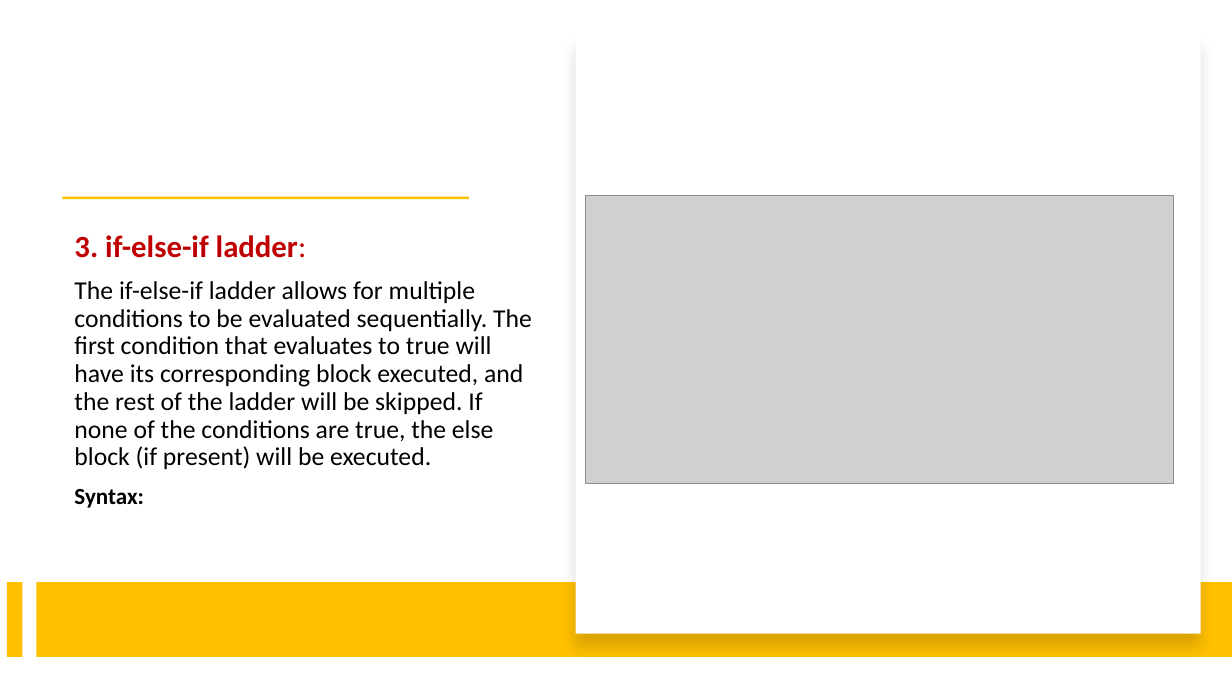
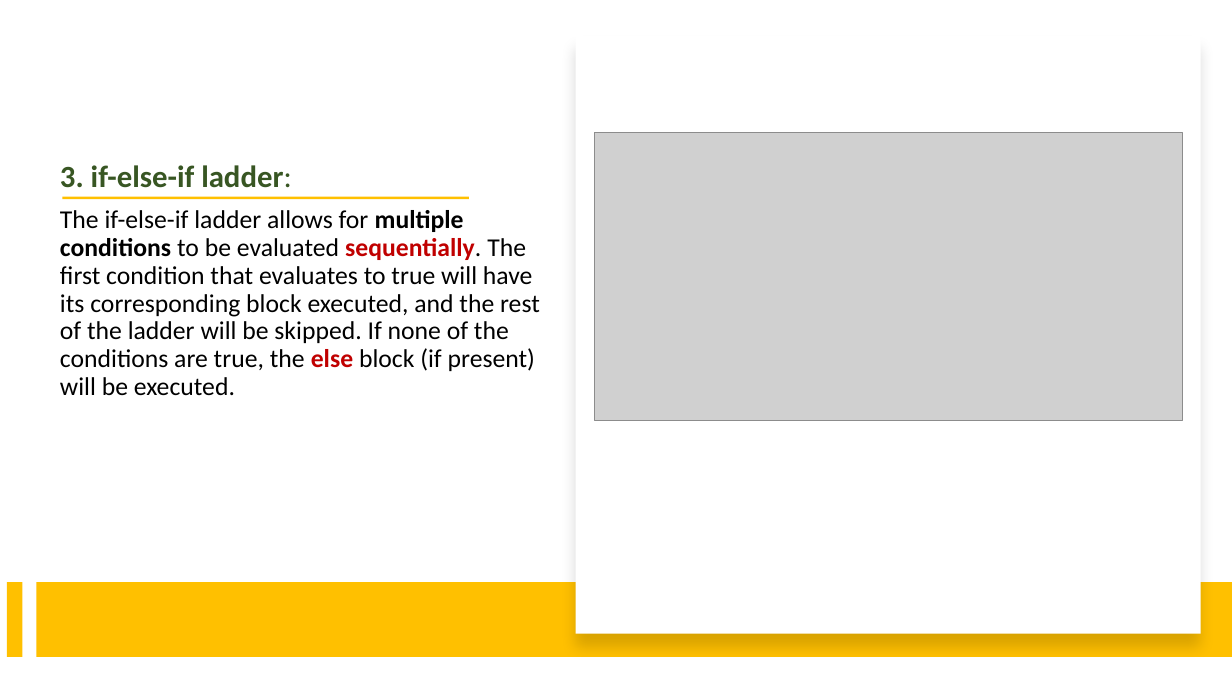
Before and after one commit to PRAMOD-VISHNU-NAIK/MCA-2nd-Sem-Shridevi-College, a slide deck: slide 57 of Theory Class-Notes/Java MCA-2.pptx. Drawn at 1232x693 pixels with LibreOffice and Linux fonts; fonts in the diff are those of the drawing; grey boxes stand for pictures. Boxes give left, top, right and bottom in pixels: in the first picture for what was removed or moved away, otherwise in the second. Text is boxed around its words. In the diff, an @@ line names an element or a change of style, - is before the commit and + after.

```diff
--- a/Theory Class-Notes/Java MCA-2.pptx
+++ b/Theory Class-Notes/Java MCA-2.pptx
@@ text "3. if-else-if ladder:": place and size @@
-text "3. if-else-if ladder:" at [74, 235, 532, 508]
+text "3. if-else-if ladder:" at [60, 165, 540, 395]
@@ text "3. if-else-if ladder:" at [60, 165, 540, 395]: text colour #C00000 to #385723 in "3. if-else-if ladder:"; text colour #000000 to #C00000 in "sequentially. else"; bold on in "multiple conditions sequentially. else" @@
@@ picture: place and size @@
-picture at [586, 195, 1174, 483]
+picture at [594, 132, 1182, 421]
@@ text at [74, 489, 144, 508]: paragraph removed @@
-Syntax:
```
Also in this commit, not shown: 7 other slides changed, 32 other files.
